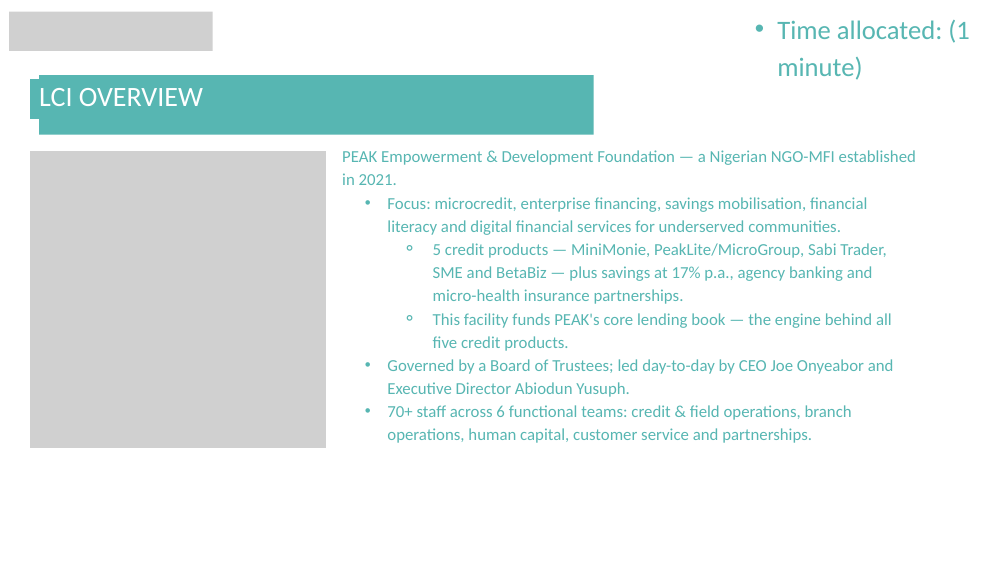
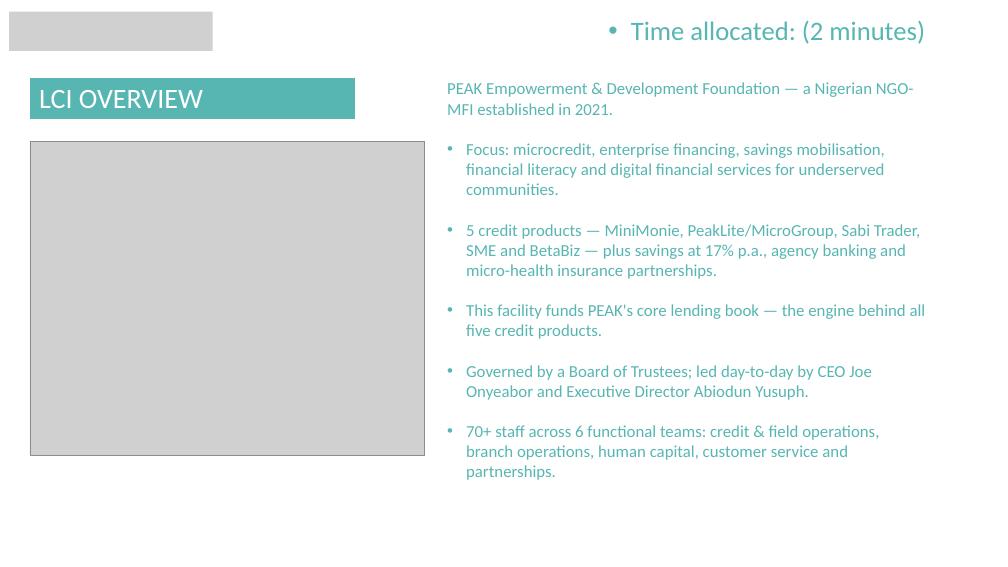
Before and after one commit to jakoyere-collab/NGO-Opportunities, a slide deck: slide 3 of deliverables/PEAK_Formal_Loan_Application_Presentation.pptx. Drawn at 1008x567 pixels with LibreOffice and Linux fonts; fonts in the diff are those of the drawing; grey boxes stand for pictures. Boxes give left, top, right and bottom in pixels: in the first picture for what was removed or moved away, otherwise in the second. Text is boxed around its words. In the diff, an @@ line names an element or a change of style, - is before the commit and + after.

```diff
--- a/deliverables/PEAK_Formal_Loan_Application_Presentation.pptx
+++ b/deliverables/PEAK_Formal_Loan_Application_Presentation.pptx
@@ text at (631, 21, 925, 44): text changed @@
-  • Time allocated: (1 minute)
+  • Time allocated: (2 minutes)
@@ freeform shape: place and size @@
-freeform shape at (30, 79, 230, 119)
+freeform shape at (30, 78, 355, 119)
@@ rectangle removed at (39, 75, 594, 135) @@
@@ text "PEAK Empowerment & Development Foundation ...": place and size @@
-text "PEAK Empowerment & Development Foundation ..." at (342, 150, 916, 443)
+text "PEAK Empowerment & Development Foundation ..." at (447, 82, 926, 480)
@@ text "PEAK Empowerment & Development Foundation ..." at (447, 82, 926, 480): line spacing 1.15 to 1; list level 2 to 1 in "Focus: microcredit, enterprise financing, savings ..."; bullet ⚬ to •; list level 3 to 1 in "5 credit products — MiniMonie, ..."; list level 3 to 1 in "This facility funds PEAK's core ..."; list level 2 to 1 in "Governed by a Board of ..."; list level 2 to 1 in "70+ staff across 6 functional ..." @@
@@ picture: place and size @@
-picture at (30, 151, 327, 448)
+picture at (30, 142, 424, 456)
```
Also in this commit, not shown: 10 other slides changed, 1 slide added, 5 slides removed.
